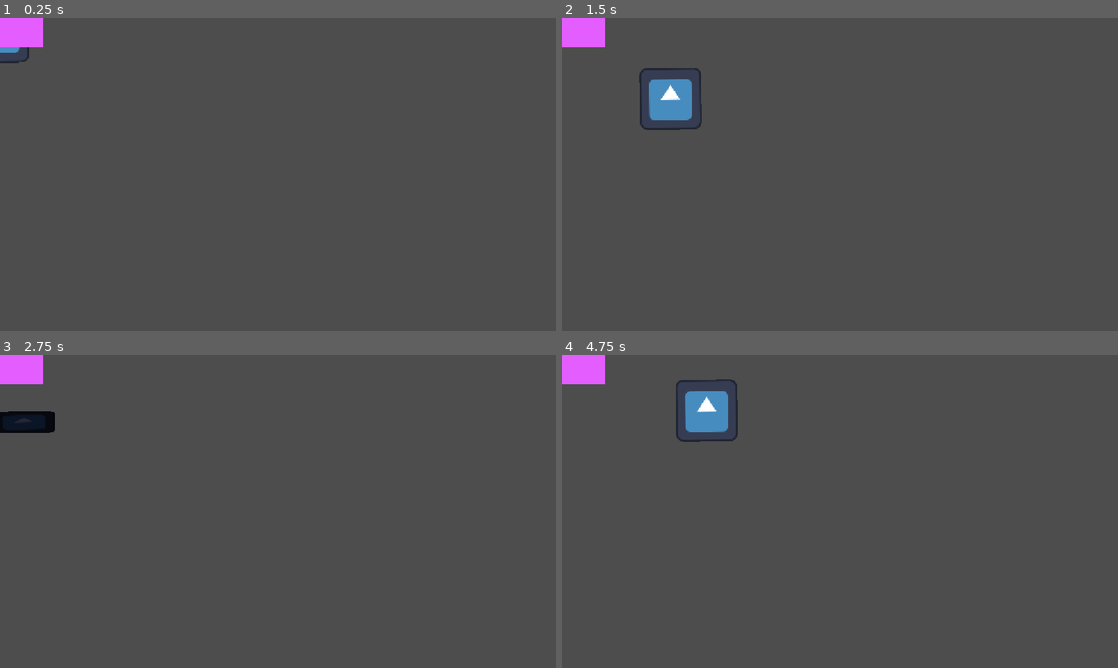
Above: before the commit, frames 1-4 (two rows, left to right).
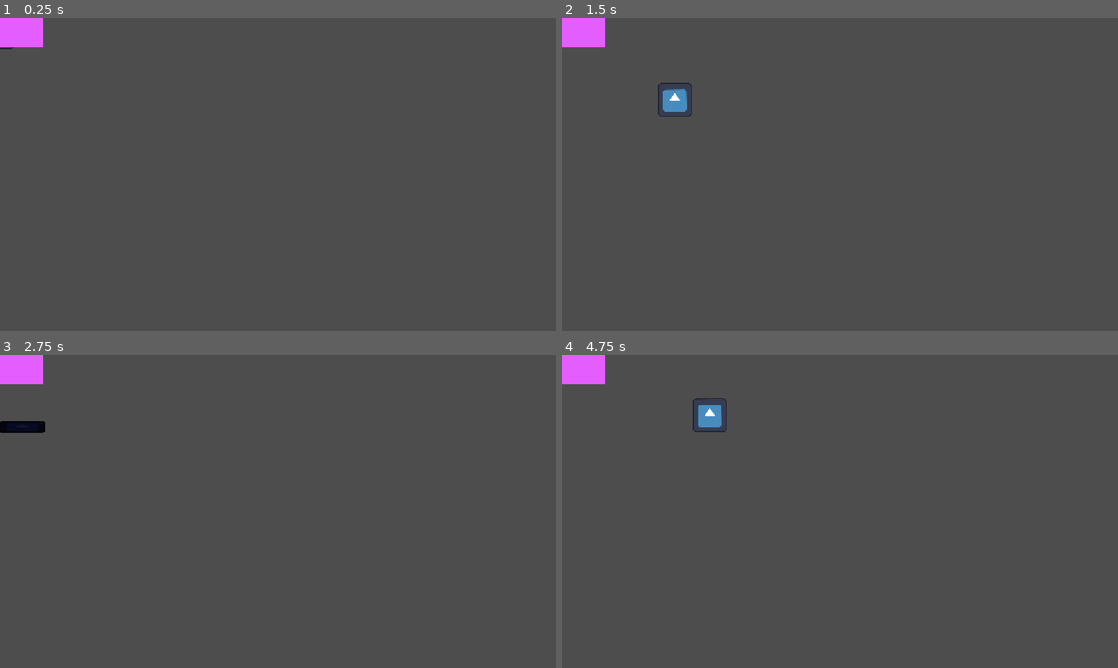
Above: after the commit, the same moments.

Repository: Yass29/shadow-run
Game: Godot game, scene res://level1.tscn
The game is run twice, just before and just after one commit, with the same random seed, the same clock (stepped at 60 frames per second) and the same inputs. The engine's default icon, where the game draws it, is replaced by a stand-in: a white triangle on a blue panel in a dark square.
Inputs:
- Up to frame 1 (0.25 s): no input
- Up to frame 2 (1.5 s): tap Enter (ui_accept) at 0.5, 0.77 s; hold Shift 0.53-1.28 s; hold Right (ui_right) from 0.53 s (still down); tap Shift at 1.35 s
- Up to frame 3 (2.75 s): tap Enter (ui_accept) at 1.52, 2 s; release Right (ui_right) at 2.03 s; hold Left (ui_left) from 2.03 s (still down); hold Shift from 2.03 s (still down)
- Up to frame 4 (4.75 s): release Left (ui_left) at 2.78 s; release Shift at 2.78 s; hold Right (ui_right) 2.78-4.28 s; tap Shift at 2.85, 4.35 s; tap Enter (ui_accept) at 3.02, 3.77, 4.52 s; hold Shift 3.53-4.28 s; hold Left (ui_left) from 4.28 s (still down)

The runs differ from the first frame. In frame 1, 0.1% of the frame differs, in the area x 0-6%, y 9-15%; in frame 2, 1.1%; in frame 3, 0.4%; in frame 4, 1.1%, in the area x 20-32%, y 7-28%.

Commit message:
Polish player movement and shadow form

Diff:
--- a/player.gd
+++ b/player.gd
@@ -1,9 +1,17 @@
 extends CharacterBody2D
 
-const SPEED = 250.0
-const JUMP_VELOCITY = -450.0
+const SPEED := 260.0
+const JUMP_VELOCITY := -450.0
+const NORMAL_COLLISION_SIZE := Vector2(52, 70)
+const SHADOW_COLLISION_SIZE := Vector2(72, 24)
+const NORMAL_SPRITE_SCALE := Vector2(0.55, 0.55)
+const SHADOW_SPRITE_SCALE := Vector2(0.72, 0.20)
 
 var is_shadow := false
+
+func _ready() -> void:
+	$Sprite2D.scale = NORMAL_SPRITE_SCALE
+	$CollisionShape2D.shape.size = NORMAL_COLLISION_SIZE
 
 func _physics_process(delta: float) -> void:
 	if not is_on_floor():
@@ -13,36 +21,27 @@
 		velocity.y = JUMP_VELOCITY
 
 	var direction := Input.get_axis("ui_left", "ui_right")
-
 	if direction:
 		velocity.x = direction * SPEED
 	else:
 		velocity.x = move_toward(velocity.x, 0, SPEED)
 
-	if Input.is_key_pressed(KEY_SHIFT):
-		set_shadow_mode(true)
-	else:
-		set_shadow_mode(false)
-
+	set_shadow_mode(Input.is_key_pressed(KEY_SHIFT))
 	move_and_slide()
-
 
 func set_shadow_mode(enabled: bool) -> void:
 	if is_shadow == enabled:
 		return
 
 	is_shadow = enabled
-
-	var sprite = $Sprite2D
-	var collision = $CollisionShape2D
+	var sprite := $Sprite2D
+	var collision := $CollisionShape2D
 
 	if is_shadow:
-		sprite.modulate = Color(0.15, 0.15, 0.2, 1.0)
-		sprite.scale = Vector2(1.0, 0.35)
-
-		collision.shape.size = Vector2(70, 30)
+		sprite.modulate = Color(0.10, 0.08, 0.18, 1.0)
+		sprite.scale = SHADOW_SPRITE_SCALE
+		collision.shape.size = SHADOW_COLLISION_SIZE
 	else:
 		sprite.modulate = Color.WHITE
-		sprite.scale = Vector2(1.0, 1.0)
-
-		collision.shape.size = Vector2(70, 90)
+		sprite.scale = NORMAL_SPRITE_SCALE
+		collision.shape.size = NORMAL_COLLISION_SIZE
